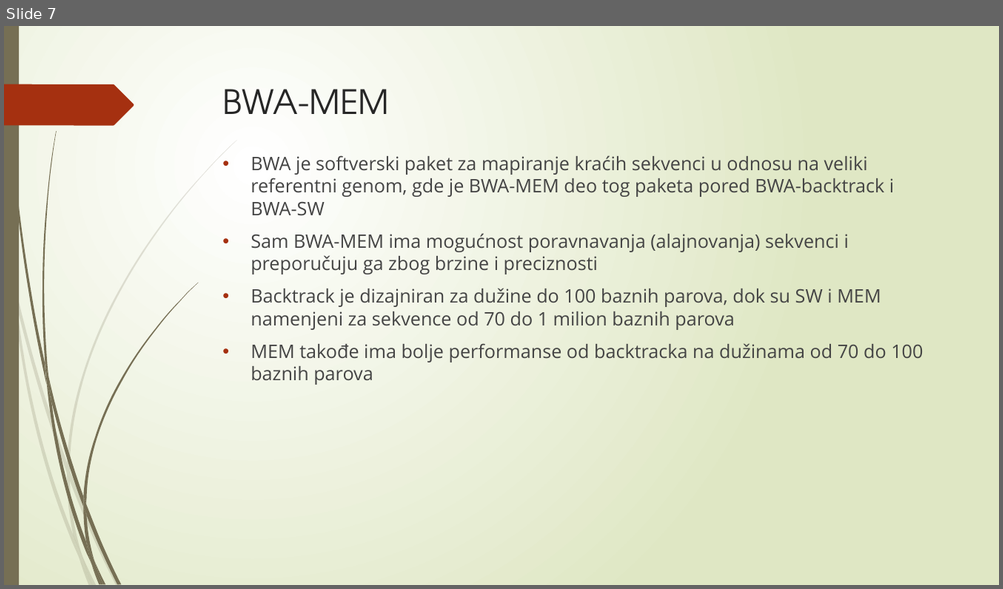
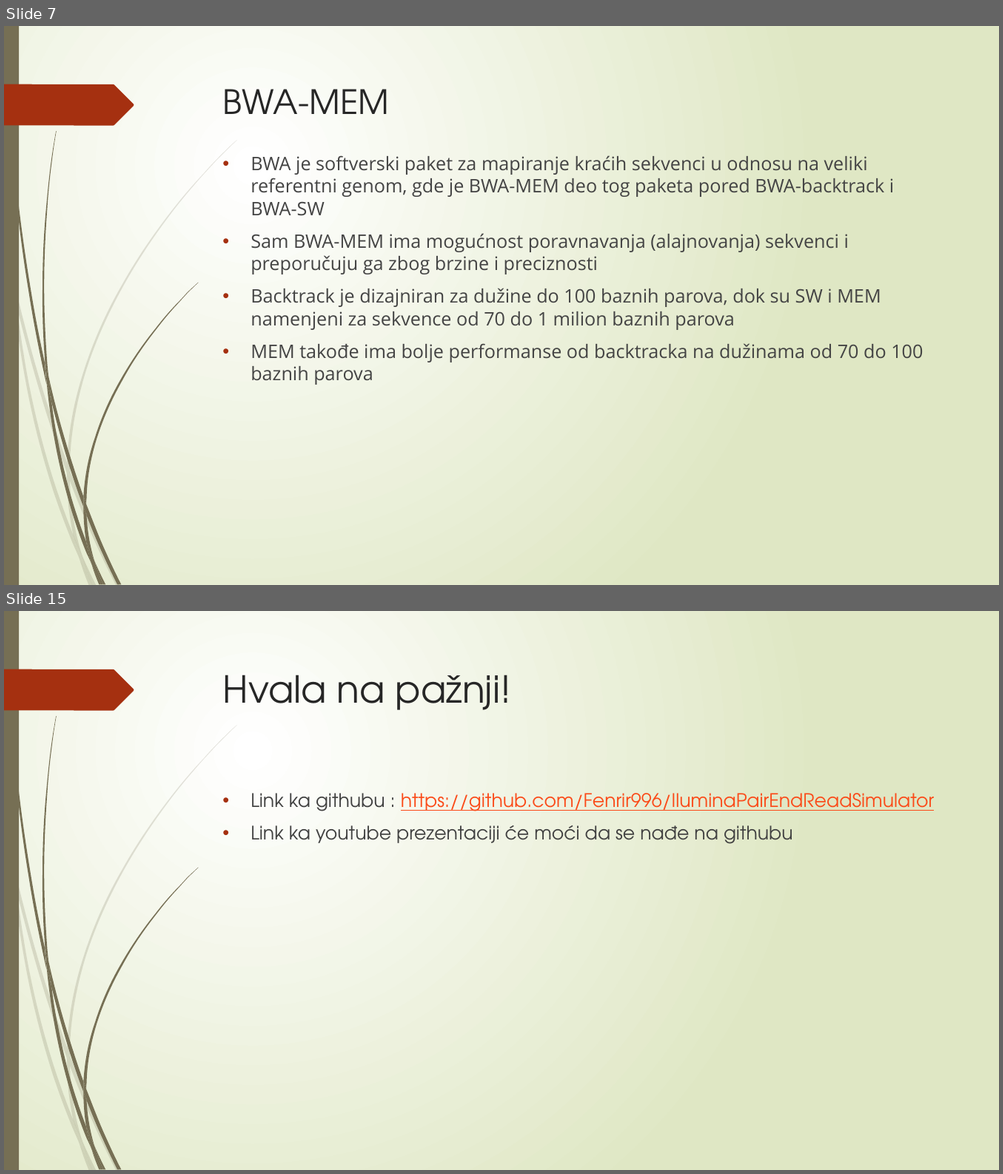
Before and after one commit to Fenrir996/IluminaPairEndReadSimulator, a slide deck: IluminaPairEndReadSimulator presentation.pptx. Shown one above the other, each under a label of ours: slide 7 before the commit, slides 7 and 15 after it; the slides between them are not shown. The pictures are 1003x589 and 1003x1174 pixels, drawn with LibreOffice and Linux fonts; fonts in the diff are those of the drawing. Boxes give left, top, right and bottom in pixels: in the first picture for what was removed or moved away, otherwise in the second. Text is boxed around its words. In the diff, an @@ line names an element or a change of style, - is before the commit and + after.

```diff
--- a/IluminaPairEndReadSimulator presentation.pptx
+++ b/IluminaPairEndReadSimulator presentation.pptx
@@ slide 15 added at <box>4,611,999,1170</box>, background gradient #FFFFFF to #DFE8C4; not listed: 24 template elements that a slide beside it also shows @@
@@ title added at <box>223,675,511,710</box>, 36 pt, text #262626 @@
+Hvala na pažnji!
@@ text added at <box>250,793,934,844</box>, 18 pt, text #404040 @@
+• Link ka githubu : https://github.com/Fenrir996/IluminaPairEndReadSimulator
+• Link ka youtube prezentaciji će moći da se nađe na githubu
```
Also in this commit, not shown: 1 slide changed, 5 other slides added, 5 slides removed.
